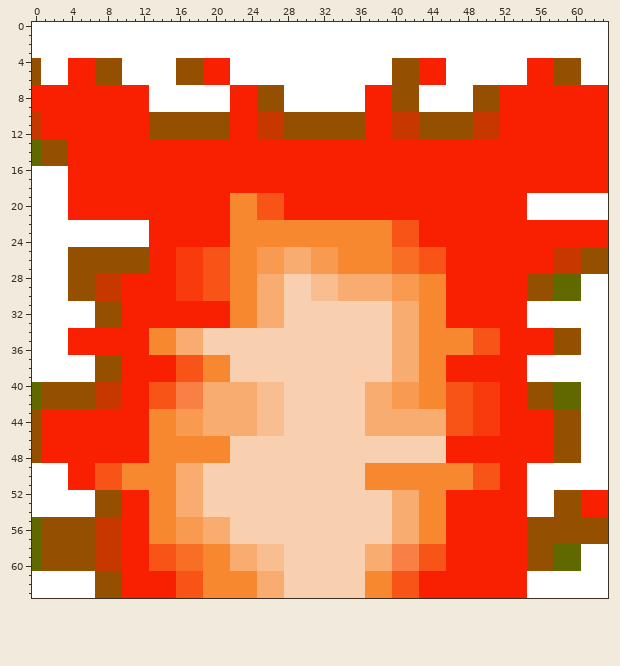
One commit to this pixel-art sprite: Project/src/Sources/Images/Fire.png. Above, as it was before the edit.
The file is 64x64 pixels.
The result:
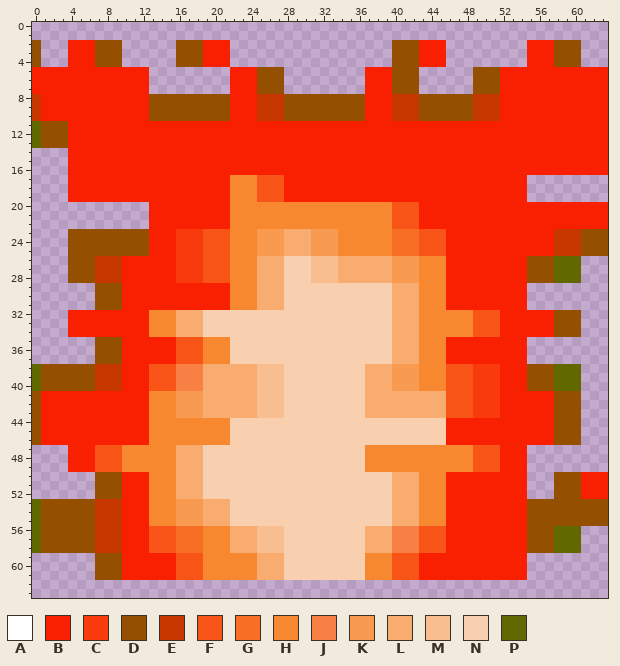
Palette (. is transparent): A #ffffff  B #f82000  C #f83a0c  D #945000  E #c63800  F #f85418  G #f86e24  H #f88830  J #f88044  K #f89a50  L #f8ac70  M #f8be90  N #f8d0b0  P #626800
Log entry: Background deleted
Edits made:
Changed rows in their new state; - is an unchanged pixel.
first column x 0:
 0 ................................................................
 1 ................................................................
 2 D...BBBDDD......DDDBBB..................DDDBBB.........BBBDDD...
 3 D...BBBDDD......DDDBBB..................DDDBBB.........BBBDDD...
 4 -...------......------..................------.........------...
 5 BBBB---BBBBBB.........BBBDDD.........BBB---......DDDBBB---BBBBBB
 6 BBBB---BBBBBB.........BBBDDD.........BBB---......DDDBBB---BBBBBB
 7 -------------.........------.........------......---------------
 8 E------------DDDDDDDDD---EEEDDDDDDDDD---EEEDDDDDDEEE------------
 9 E------------DDDDDDDDD---EEEDDDDDDDDD---EEEDDDDDDEEE------------
11 PDDD---------BBBBBBBBB---BBBBBBBBBBBB---BBBBBBBBBBBB------------
12 PDDD---------BBBBBBBBB---BBBBBBBBBBBB---BBBBBBBBBBBB------------
14 ....------------------------------------------------------------
15 ....------------------------------------------------------------
16 ....------------------------------------------------------------
17 ....------------------HHHFFF---------------------------.........
18 ....------------------HHHFFF---------------------------.........
19 ....---------------------------------------------------.........
20 .............------------HHHHHHHHHHHHHHHFFF------------BBBBBBBBB
21 .............------------HHHHHHHHHHHHHHHFFF------------BBBBBBBBB
22 .............---------------------------------------------------
23 ....DDDDDDDDD---CCCFFF---KKKLLLKKK------GGGFFF------------EEEDDD
24 ....DDDDDDDDD---CCCFFF---KKKLLLKKK------GGGFFF------------EEEDDD
25 ....------------------------------------------------------------
26 ....---EEEBBB------------LLLNNNMMMLLLLLLKKKHHH---------DDDPPP...
27 ....---EEEBBB------------LLLNNNMMMLLLLLLKKKHHH---------DDDPPP...
28 ....---------------------------------------------------------...
29 .......DDD------BBBBBB---------NNNNNNNNNLLL------------.........
30 .......DDD------BBBBBB---------NNNNNNNNNLLL------------.........
31 .......------------------------------------------------.........
32 ....BBBBBB---HHHLLLNNNNNNNNN------------------HHHFFF---BBBDDD...
33 ....BBBBBB---HHHLLLNNNNNNNNN------------------HHHFFF---BBBDDD...
34 ....---------------------------------------------------------...
35 .......DDD---BBBFFFHHH------------------------BBBBBB---.........
36 .......DDD---BBBFFFHHH------------------------BBBBBB---.........
37 .......------------------------------------------------.........
38 PDDDDDDEEE---FFFJJJLLLLLLMMM---------LLLKKK---FFFCCC---DDDPPP...
39 PDDDDDDEEE---FFFJJJLLLLLLMMM---------LLLKKK---FFFCCC---DDDPPP...
40 -------------------------------------------------------------...
41 DBBBBBBBBB---HHHKKK---------------------LLLLLL---------BBBDDD...
42 DBBBBBBBBB---HHHKKK---------------------LLLLLL---------BBBDDD...
43 -------------------------------------------------------------...
44 ----------------HHHHHHNNNNNN---------NNNNNNNNNBBBBBB---------...
45 ----------------HHHHHHNNNNNN---------NNNNNNNNNBBBBBB---------...
46 -------------------------------------------------------------...
47 ....---FFFHHH---LLLNNN---------------HHHHHHHHHHHHFFF---.........
48 ....---FFFHHH---LLLNNN---------------HHHHHHHHHHHHFFF---.........
49 ....---------------------------------------------------.........
50 .......DDDBBB------------------------NNNLLL---BBBBBB---...DDDBBB
51 .......DDDBBB------------------------NNNLLL---BBBBBB---...DDDBBB
52 .......------------------------------------------------...------
53 PDDDDDDEEE------KKKLLL---------------------------------DDD---DDD
54 PDDDDDDEEE------KKKLLL---------------------------------DDD---DDD
56 -------------FFFGGGHHHLLLMMM---------LLLJJJFFF------------PPP...
57 -------------FFFGGGHHHLLLMMM---------LLLJJJFFF------------PPP...
58 -------------------------------------------------------------...
59 .......DDD---BBBFFF---HHHLLL---------HHHFFFBBB---------.........
60 .......DDD---BBBFFF---HHHLLL---------HHHFFFBBB---------.........
61 .......------------------------------------------------.........
62 ................................................................
63 ................................................................
Where, in picture pixels (left, top, right, bottom), the same in both pictures:
changed: (32, 22, 608, 598)
